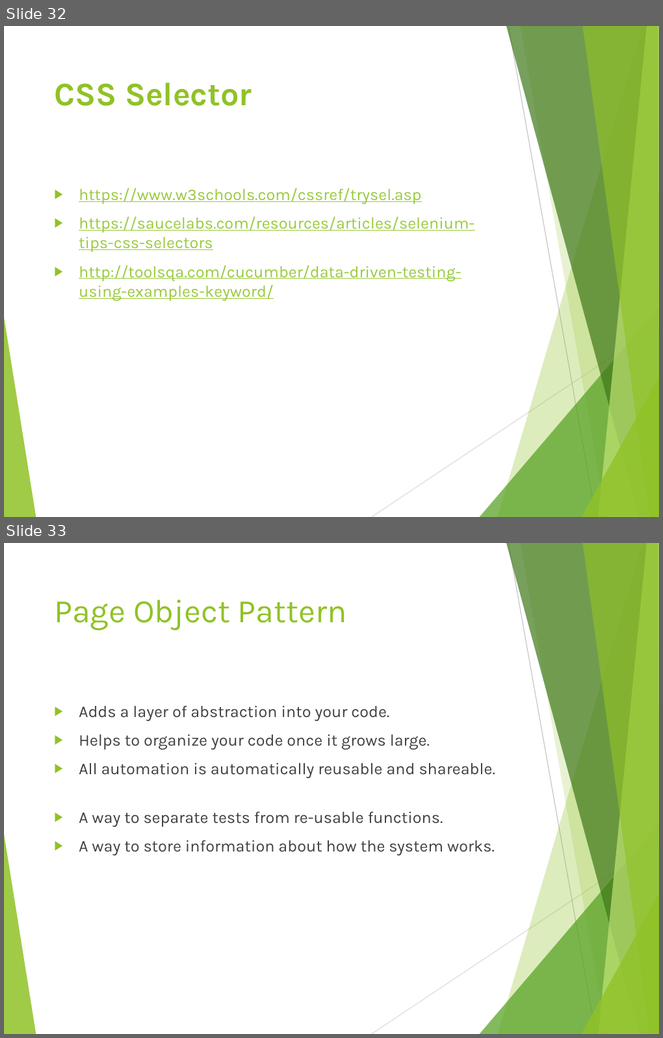
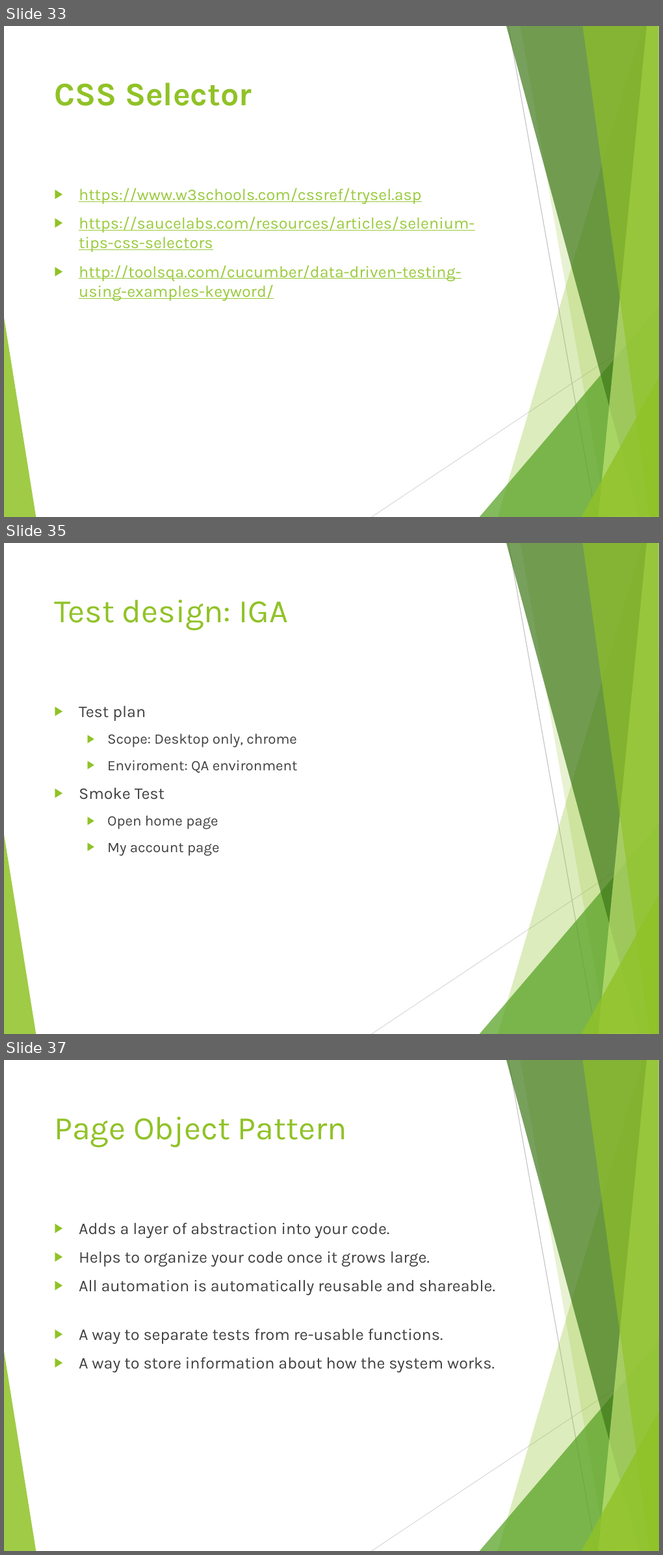
Before and after one commit to BarathStar/automation-testing, a slide deck: documents/Course 1-2.pptx. Shown one above the other, each under a label of ours: slides 32 and 33 before the commit, slides 33, 35 and 37 after it; the slides between them are not shown. The pictures are 663x1038 and 663x1555 pixels, drawn with LibreOffice and Linux fonts; fonts in the diff are those of the drawing. Boxes give left, top, right and bottom in pixels: in the first picture for what was removed or moved away, otherwise in the second. Text is boxed around its words. In the diff, an @@ line names an element or a change of style, - is before the commit and + after.

Commit message:
Add the test cases desgin

```diff
--- a/documents/Course 1-2.pptx
+++ b/documents/Course 1-2.pptx
@@ slide 35 added at bbox=[4, 543, 659, 1034], background #FFFFFF; not listed: 10 template elements that a slide beside it also shows @@
@@ title added at bbox=[54, 600, 288, 631], 36 pt, text #90C226 @@
+Test design: IGA
@@ text added at bbox=[79, 706, 298, 856], 16 pt, text #404040 @@
+▶ Test plan
+  ▶ Scope: Desktop only, chrome
+  ▶ Enviroment: QA environment
+▶ Smoke Test
+  ▶ Open home page
+  ▶ My account page
@@ what was slide 32 is now slide 33 @@
@@ what was slide 33 is now slide 37 @@
```
Also in this commit, not shown: 1 slide changed, 3 other slides added, 7 other files.
